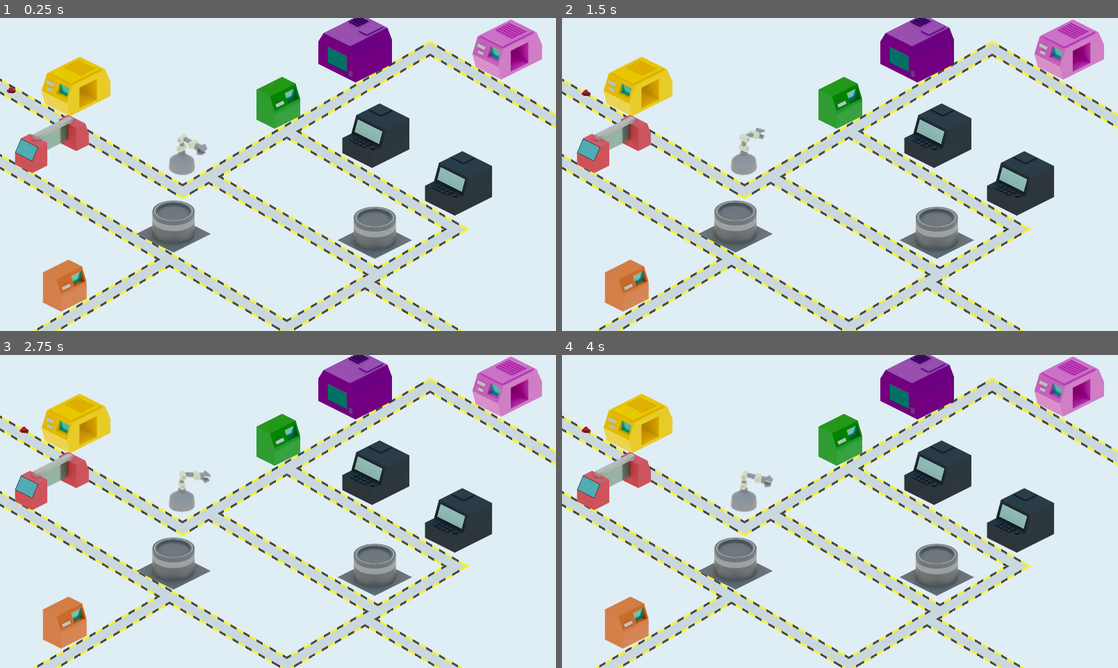
Above: before the commit, frames 1-4 (two rows, left to right).
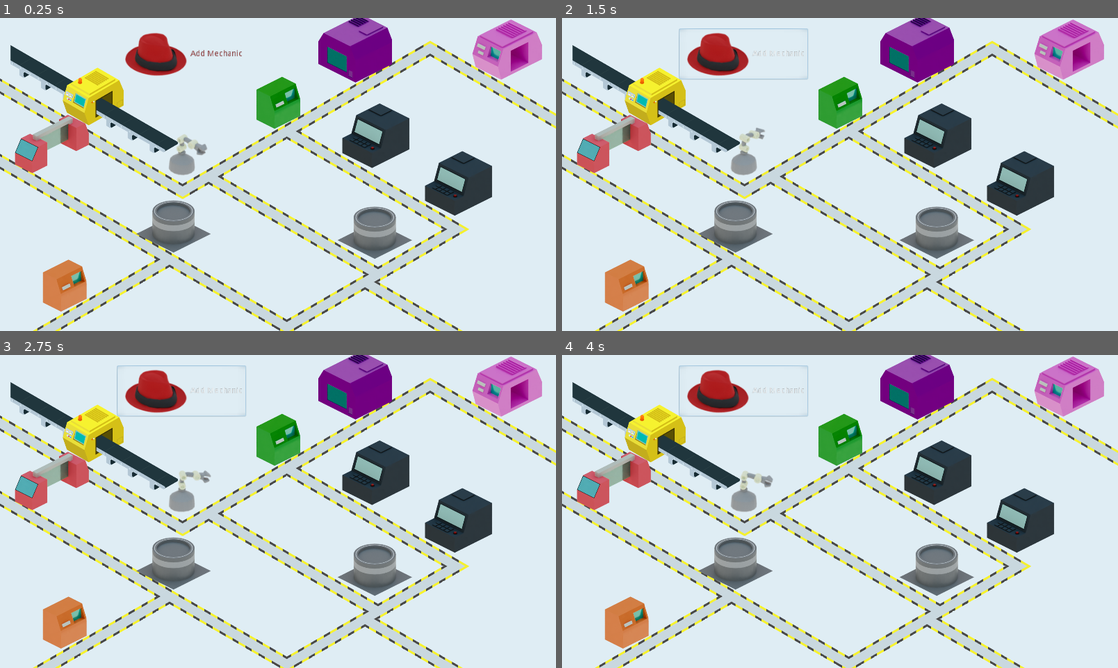
Above: after the commit, the same moments.

Repository: rhdemo/2019-demo4-dashboard
Game: Godot game, scene res://iso_factory.tscn
The game is run twice, just before and just after one commit, with the same random seed, the same clock (stepped at 60 frames per second) and the same inputs.
Inputs (mouse positions are in pixels of both pictures, inside the frame that each line leads up to):
- Up to frame 1 (0.25 s): no input
- Up to frame 2 (1.5 s): click (745, 55) at 0.5 s, where only the run after the commit has a clickable "Add Mechanic"; click (745, 55) at 1.25 s, where only the run after the commit has a clickable "Add Mechanic"
- Up to frame 3 (2.75 s): click (183, 392) at 2 s, where only the run after the commit has a clickable "Add Mechanic"
- Up to frame 4 (4 s): move the mouse to (962, 495) at 2.77 s; click (962, 495) at 2.92 s; tap Enter at 3.5 s; move the mouse to (728, 527) at 3.52 s; click (728, 527) at 3.67 s

The runs differ from the first frame. In frame 1, 4.3% of the frame differs, in the area x 1-44%, y 4-44%; in frame 2, 4.4%, in the area x 1-45%, y 3-44%; in frame 3, 4.4%; in frame 4, 4.4%.

Commit message:
Latest updates

Diff:
--- a/blender.tscn
+++ b/blender.tscn
@@ -12,11 +12,6 @@
 [ext_resource path="res://sprites/machines/machine-g.png" type="Texture" id=10]
 [ext_resource path="res://sprites/fedora.png" type="Texture" id=11]
 [ext_resource path="res://scripts/WebSocket.gd" type="Script" id=12]
-
-
-
-
-
 
 [node name="Node2D" type="Node2D"]
 script = ExtResource( 1 )
@@ -89,6 +84,7 @@
 
 [node name="Line2D" type="Line2D" parent="."]
 default_color = Color( 0.8, 0, 0, 1 )
+texture_mode = 244145408
 
 [node name="Fedora" type="Sprite" parent="."]
 position = Vector2( 574.875, 443.528 )
--- a/blender_tiles/blender_tileset.tres
+++ b/blender_tiles/blender_tileset.tres
@@ -13,7 +13,6 @@
 [ext_resource path="res://blender_tiles/intersection.png" type="Texture" id=11]
 [ext_resource path="res://blender_tiles/flat.png" type="Texture" id=12]
 [ext_resource path="res://blender_tiles/cross-up.png" type="Texture" id=13]
-
 
 [sub_resource type="NavigationPolygon" id=1]
 vertices = PoolVector2Array( 16, 24, 48, 8, 64, 16, 80, 8, 112, 24, 64, 48 )
--- /dev/null
+++ b/health.tscn
@@ -0,0 +1,23 @@
+[gd_scene load_steps=4 format=2]
+
+[ext_resource path="res://sprites/machines/health-bg.png" type="Texture" id=1]
+[ext_resource path="res://scripts/health.gd" type="Script" id=2]
+[ext_resource path="res://sprites/machines/health-green.png" type="Texture" id=3]
+
+[node name="health" type="Sprite"]
+z_index = 50
+texture = ExtResource( 1 )
+script = ExtResource( 2 )
+
+[node name="healthbar" type="Sprite" parent="."]
+texture = ExtResource( 3 )
+
+[node name="label" type="RichTextLabel" parent="."]
+anchor_right = 1.0
+margin_left = -5.0
+margin_top = -10.0
+margin_right = -66.0
+rect_scale = Vector2( 3, 3 )
+rect_pivot_offset = Vector2( 5, 5 )
+custom_colors/default_color = Color( 0, 0, 0, 1 )
+scroll_active = false
--- a/iso_factory.tscn
+++ b/iso_factory.tscn
@@ -1,35 +1,36 @@
-[gd_scene load_steps=28 format=2]
+[gd_scene load_steps=29 format=2]
 
 [ext_resource path="res://scripts/Node2D.gd" type="Script" id=1]
 [ext_resource path="res://iso_tiles/iso_tileset.tres" type="TileSet" id=2]
-[ext_resource path="res://sprites/robot-arm/0001.png" type="Texture" id=3]
-[ext_resource path="res://sprites/robot-arm/0004.png" type="Texture" id=4]
-[ext_resource path="res://sprites/robot-arm/0008.png" type="Texture" id=5]
-[ext_resource path="res://sprites/robot-arm/0012.png" type="Texture" id=6]
-[ext_resource path="res://sprites/robot-arm/0016.png" type="Texture" id=7]
-[ext_resource path="res://sprites/robot-arm/0020.png" type="Texture" id=8]
-[ext_resource path="res://sprites/robot-arm/0024.png" type="Texture" id=9]
-[ext_resource path="res://sprites/robot-arm/0021.png" type="Texture" id=10]
-[ext_resource path="res://sprites/robot-arm/0017.png" type="Texture" id=11]
-[ext_resource path="res://sprites/robot-arm/0013.png" type="Texture" id=12]
-[ext_resource path="res://sprites/robot-arm/0009.png" type="Texture" id=13]
-[ext_resource path="res://sprites/robot-arm/0005.png" type="Texture" id=14]
-[ext_resource path="res://sprites/robot-arm/0002.png" type="Texture" id=15]
-[ext_resource path="res://scripts/AnimatedSprite.gd" type="Script" id=16]
-[ext_resource path="res://sprites/machines/yellow-machine.png" type="Texture" id=17]
-[ext_resource path="res://sprites/machines/machine-f.png" type="Texture" id=18]
-[ext_resource path="res://sprites/machines/machine-b.png" type="Texture" id=19]
-[ext_resource path="res://sprites/machines/machine-c.png" type="Texture" id=20]
-[ext_resource path="res://sprites/machines/machine-d.png" type="Texture" id=21]
-[ext_resource path="res://blender_tiles/tank.png" type="Texture" id=22]
-[ext_resource path="res://sprites/machines/machine-g.png" type="Texture" id=23]
-[ext_resource path="res://sprites/machines/machine-e.png" type="Texture" id=24]
+[ext_resource path="res://machine.tscn" type="PackedScene" id=3]
+[ext_resource path="res://sprites/machines/machine-1-w-belts.png" type="Texture" id=4]
+[ext_resource path="res://sprites/robot-arm/0001.png" type="Texture" id=5]
+[ext_resource path="res://sprites/robot-arm/0004.png" type="Texture" id=6]
+[ext_resource path="res://sprites/robot-arm/0008.png" type="Texture" id=7]
+[ext_resource path="res://sprites/robot-arm/0012.png" type="Texture" id=8]
+[ext_resource path="res://sprites/robot-arm/0016.png" type="Texture" id=9]
+[ext_resource path="res://sprites/robot-arm/0020.png" type="Texture" id=10]
+[ext_resource path="res://sprites/robot-arm/0024.png" type="Texture" id=11]
+[ext_resource path="res://sprites/robot-arm/0021.png" type="Texture" id=12]
+[ext_resource path="res://sprites/robot-arm/0017.png" type="Texture" id=13]
+[ext_resource path="res://sprites/robot-arm/0013.png" type="Texture" id=14]
+[ext_resource path="res://sprites/robot-arm/0009.png" type="Texture" id=15]
+[ext_resource path="res://sprites/robot-arm/0005.png" type="Texture" id=16]
+[ext_resource path="res://sprites/robot-arm/0002.png" type="Texture" id=17]
+[ext_resource path="res://scripts/AnimatedSprite.gd" type="Script" id=18]
+[ext_resource path="res://sprites/machines/machine-f.png" type="Texture" id=19]
+[ext_resource path="res://sprites/machines/machine-b.png" type="Texture" id=20]
+[ext_resource path="res://sprites/machines/machine-c.png" type="Texture" id=21]
+[ext_resource path="res://sprites/machines/machine-d.png" type="Texture" id=22]
+[ext_resource path="res://blender_tiles/tank.png" type="Texture" id=23]
+[ext_resource path="res://sprites/machines/machine-g.png" type="Texture" id=24]
 [ext_resource path="res://scripts/WebSocket.gd" type="Script" id=25]
-[ext_resource path="res://mechanic.tscn" type="PackedScene" id=26]
+[ext_resource path="res://sprites/machines/machine-e.png" type="Texture" id=26]
+[ext_resource path="res://sprites/fedora.png" type="Texture" id=27]
 
 [sub_resource type="SpriteFrames" id=1]
 animations = [ {
-"frames": [ ExtResource( 3 ), ExtResource( 4 ), ExtResource( 5 ), ExtResource( 6 ), ExtResource( 7 ), ExtResource( 8 ), ExtResource( 9 ), ExtResource( 10 ), ExtResource( 11 ), ExtResource( 12 ), ExtResource( 13 ), ExtResource( 14 ), ExtResource( 15 ) ],
+"frames": [ ExtResource( 5 ), ExtResource( 6 ), ExtResource( 7 ), ExtResource( 8 ), ExtResource( 9 ), ExtResource( 10 ), ExtResource( 11 ), ExtResource( 12 ), ExtResource( 13 ), ExtResource( 14 ), ExtResource( 15 ), ExtResource( 16 ), ExtResource( 17 ) ],
 "loop": true,
 "name": "default",
 "speed": 6.0
@@ -48,69 +49,76 @@
 format = 1
 tile_data = PoolIntArray( -983022, 4, 0, -983021, 9, 0, -983020, 9, 0, -983019, 9, 0, -983018, 9, 0, -983017, 9, 0, -98 …(1781 unchanged characters)…
 
+[node name="Machine1" parent="Navigation2D" instance=ExtResource( 3 )]
+position = Vector2( 36.3533, 93.1554 )
+texture = ExtResource( 4 )
+machine_name = "C"
+
 [node name="robotArm" type="AnimatedSprite" parent="Navigation2D"]
 position = Vector2( 628.167, 459.09 )
 scale = Vector2( 2, 2 )
 frames = SubResource( 1 )
-script = ExtResource( 16 )
-
-[node name="tank1" type="Sprite" parent="Navigation2D"]
-position = Vector2( 261.467, 222.382 )
-z_index = 10
-texture = ExtResource( 17 )
+script = ExtResource( 18 )
 
 [node name="tank2" type="Sprite" parent="Navigation2D"]
 position = Vector2( 920.264, 260.714 )
 z_index = 10
-texture = ExtResource( 18 )
+texture = ExtResource( 19 )
 
 [node name="tank7" type="Sprite" parent="Navigation2D"]
 position = Vector2( 1226.77, 94.5118 )
 z_index = 10
-texture = ExtResource( 19 )
+texture = ExtResource( 20 )
 
 [node name="tank3" type="Sprite" parent="Navigation2D"]
 position = Vector2( 1749.2, 95.3015 )
 z_index = 10
-texture = ExtResource( 20 )
+texture = ExtResource( 21 )
 
 [node name="tank4" type="Sprite" parent="Navigation2D"]
 position = Vector2( 1301.72, 398.279 )
 z_index = 10
-texture = ExtResource( 21 )
+texture = ExtResource( 22 )
 
 [node name="tank5" type="Sprite" parent="Navigation2D"]
 position = Vector2( 1587.27, 562.816 )
 z_index = 10
-texture = ExtResource( 21 )
+texture = ExtResource( 22 )
 
 [node name="tank8" type="Sprite" parent="Navigation2D"]
 position = Vector2( 1294.21, 703.766 )
 z_index = 10
-texture = ExtResource( 22 )
+texture = ExtResource( 23 )
 
 [node name="tank9" type="Sprite" parent="Navigation2D"]
 position = Vector2( 599.183, 682.182 )
 z_index = 10
-texture = ExtResource( 22 )
+texture = ExtResource( 23 )
 
 [node name="tank10" type="Sprite" parent="Navigation2D"]
 position = Vector2( 178.282, 421.007 )
-z_index = 10
-texture = ExtResource( 23 )
-
-[node name="tank11" type="Sprite" parent="Navigation2D"]
-position = Vector2( 182.598, 891.553 )
 z_index = 10
 texture = ExtResource( 24 )
 
 [node name="WebSocket" type="Node" parent="Navigation2D"]
 script = ExtResource( 25 )
 
+[node name="tank11" type="Sprite" parent="Navigation2D"]
+position = Vector2( 182.598, 891.553 )
+z_index = 10
+texture = ExtResource( 26 )
+
 [node name="Line2D" type="Line2D" parent="."]
 z_index = 5
 texture_mode = 244145408
 
-[node name="Mechanic" parent="." instance=ExtResource( 26 )]
-position = Vector2( 38.4675, 249.1 )
-z_index = 5
+[node name="Button" type="Button" parent="."]
+margin_left = 404.43
+margin_top = 36.3533
+margin_right = 627.43
+margin_bottom = 124.353
+rect_scale = Vector2( 2, 2 )
+custom_colors/font_color = Color( 0.564706, 0.180392, 0.180392, 1 )
+text = "Add Mechanic"
+icon = ExtResource( 27 )
+flat = true
--- a/machine.tscn
+++ b/machine.tscn
@@ -1,22 +1,10 @@
 [gd_scene load_steps=3 format=2]
 
-[ext_resource path="res://sprites/machines/health-bg.png" type="Texture" id=1]
+[ext_resource path="res://scripts/machine.gd" type="Script" id=1]
+[ext_resource path="res://health.tscn" type="PackedScene" id=2]
 
-[sub_resource type="SpriteFrames" id=1]
-animations = [ {
-"frames": [  ],
-"loop": true,
-"name": "default",
-"speed": 5.0
-} ]
+[node name="Machine" type="Sprite"]
+centered = false
+script = ExtResource( 1 )
 
-[node name="Machine" type="StaticBody2D"]
-
-[node name="Sprite" type="Sprite" parent="."]
-
-[node name="HealthDrop" type="Sprite" parent="."]
-position = Vector2( 0, -171.24 )
-texture = ExtResource( 1 )
-
-[node name="Health" type="AnimatedSprite" parent="."]
-frames = SubResource( 1 )
+[node name="health" parent="." instance=ExtResource( 2 )]
--- a/mechanic.tscn
+++ b/mechanic.tscn
@@ -1,15 +1,17 @@
-[gd_scene load_steps=3 format=2]
+[gd_scene load_steps=4 format=2]
 
-[ext_resource path="res://sprites/fedora.png" type="Texture" id=1]
+[ext_resource path="res://scripts/mechanic.gd" type="Script" id=1]
+[ext_resource path="res://sprites/fedora.png" type="Texture" id=2]
 
 [sub_resource type="CircleShape2D" id=1]
 radius = 18.0
 
 [node name="KinematicBody2D" type="KinematicBody2D"]
+script = ExtResource( 1 )
 
 [node name="Sprite" type="Sprite" parent="."]
 scale = Vector2( 0.3, 0.3 )
-texture = ExtResource( 1 )
+texture = ExtResource( 2 )
 
 [node name="CollisionShape2D" type="CollisionShape2D" parent="."]
 shape = SubResource( 1 )
--- a/scripts/Node2D.gd
+++ b/scripts/Node2D.gd
@@ -10,38 +10,24 @@
 signal mechanic_arrived
 
 func _input(event: InputEvent):
-	if event is InputEventMouseButton:
-		if event.button_index == BUTTON_LEFT and event.pressed:
-			goal = event.position
-			print(nav.get_child(0).world_to_map(goal))
-			path = nav.get_simple_path($Mechanic.position, goal)
-			$Line2D.points = path
-			$Line2D.show()
-			if path:
-				emit_signal("mechanic_embark", {
-					"mechanic_id": 0,
-					"machine_id": 0,
-					"pos_start": $Mechanic.position,
-					"pos_end": path[-1],
-					"pos_target": event.position,
-					"path": path
-				})
+	pass
 
 func _process(delta: float) -> void:
-	if !path:
-		emit_signal("no path")
-		return
-	if path.size() > 0:
-		var d: float = $Mechanic.position.distance_to(path[0])
-		if d > 10:
-			$Mechanic.position = $Mechanic.position.linear_interpolate(path[0], (speed * delta)/d)
-		else:
-			path.remove(0)
-	if path.size() == 0:
-		emit_signal("mechanic_arrived", {
-			"mechanic_id": 0,
-			"machine_id": 0
-		})
+	pass
+#	if !path:
+#		emit_signal("no path")
+#		return
+#	if path.size() > 0:
+#		var d: float = $Mechanic.position.distance_to(path[0])
+#		if d > 10:
+#			$Mechanic.position = $Mechanic.position.linear_interpolate(path[0], (speed * delta)/d)
+#		else:
+#			path.remove(0)
+#	if path.size() == 0:
+#		emit_signal("mechanic_arrived", {
+#			"mechanic_id": 0,
+#			"machine_id": 0
+#		})
 
 
 #extends Node2D
--- /dev/null
+++ b/scripts/health.gd
@@ -0,0 +1,15 @@
+extends Sprite
+
+export (String) var text = "A";
+# Declare member variables here. Examples:
+# var a = 2
+# var b = "text"
+
+# Called when the node enters the scene tree for the first time.
+func _ready():
+	$label.text = text
+
+
+# Called every frame. 'delta' is the elapsed time since the previous frame.
+#func _process(delta):
+#	pass
--- /dev/null
+++ b/scripts/machine.gd
@@ -0,0 +1,19 @@
+extends Sprite
+
+# Declare member variables here. Examples:
+export (int) var healX = 0;
+export (int) var healY = 0;
+export (float) var health = 1;
+export (String) var machine_name = "A"
+# var b = "text"
+
+# Called when the node enters the scene tree for the first time.
+func _ready():
+	$health.text = machine_name
+	#var p = Vector2(self.global_position.x+self.texture.get_width(), self.global_position.y-self.texture.get_height())
+	var p = Vector2(500,-200)
+	$health.set_position(p)
+
+# Called every frame. 'delta' is the elapsed time since the previous frame.
+#func _process(delta):
+#	pass
--- /dev/null
+++ b/scripts/mechanic.gd
@@ -0,0 +1,33 @@
+extends KinematicBody2D
+
+# Declare member variables here. Examples:
+# var a = 2
+# var b = "text"
+
+# Called when the node enters the scene tree for the first time.
+func _ready():
+	pass # Replace with function body.
+
+# Called every frame. 'delta' is the elapsed time since the previous frame.
+#func _process(delta):
+#	pass
+
+func dispatch(dir):
+	pass
+
+#if event is InputEventMouseButton:
+#		if event.button_index == BUTTON_LEFT and event.pressed:
+#			goal = event.position
+#			print(nav.get_child(0).world_to_map(goal))
+#			path = nav.get_simple_path($Mechanic.position, goal)
+#			$Line2D.points = path
+#			$Line2D.show()
+#			if path:
+#				emit_signal("mechanic_embark", {
+#					"mechanic_id": 0,
+#					"machine_id": 0,
+#					"pos_start": $Mechanic.position,
+#					"pos_end": path[-1],
+#					"pos_target": event.position,
+#					"path": path
+#				})
Not shown: 2 places in iso_tiles/iso_tileset.tres that only renumber resources
Binary file added: sprites/machines/machine-1-w-belts.png
Not shown, added: sprites/machines/machine-1-w-belts.png.import
Binary file added: sprites/machines/sprite-light.png
Not shown, added: sprites/machines/sprite-light.png.import
Not shown, changed: README.md
